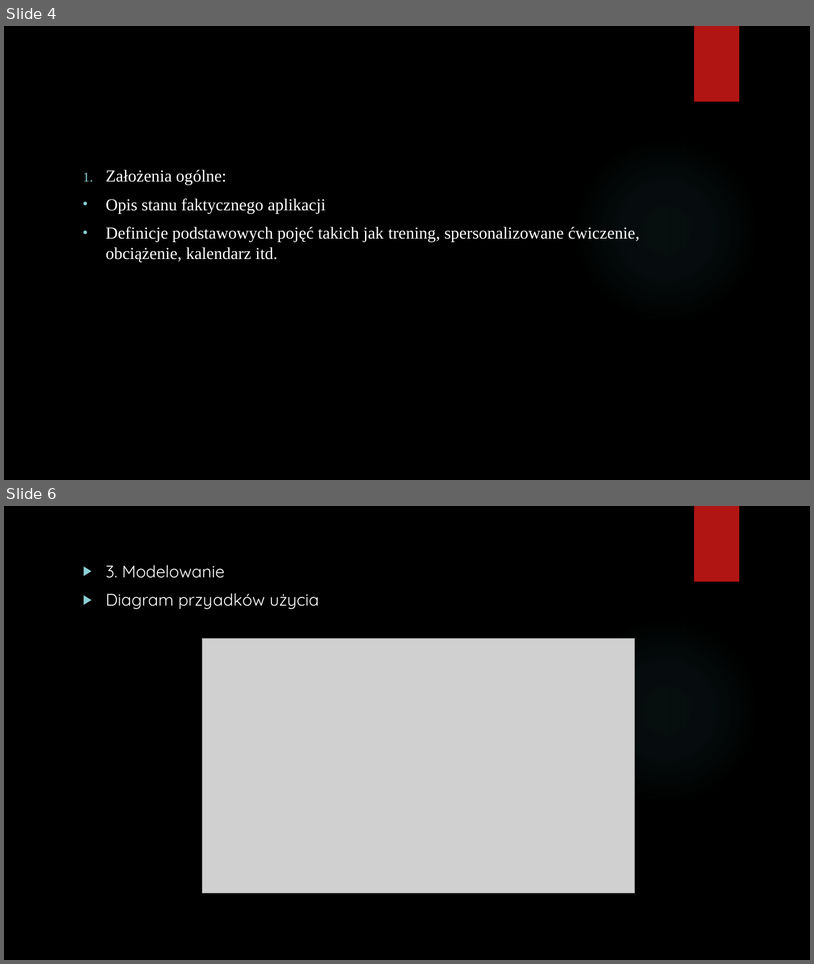
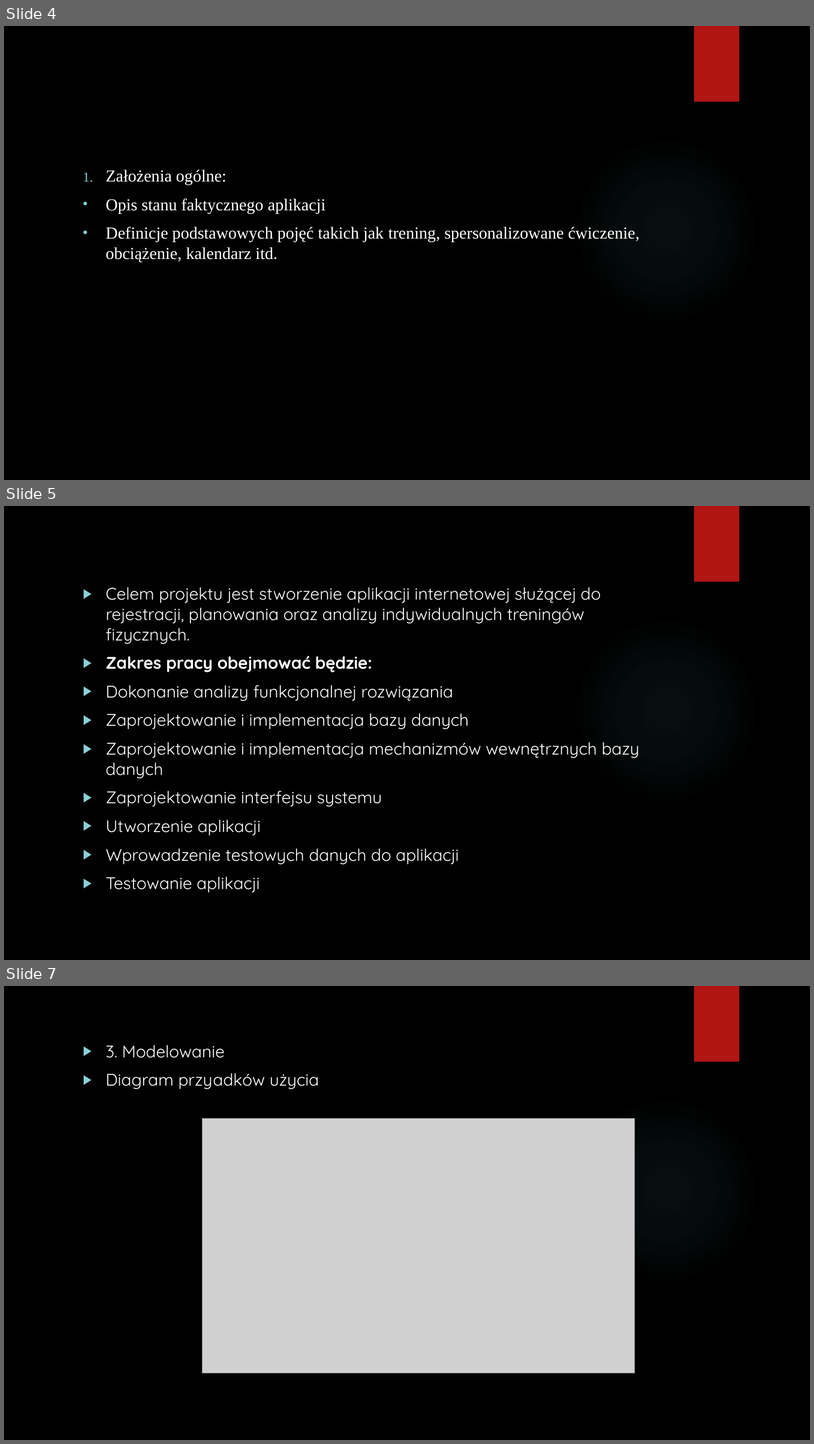
Before and after one commit to grzesiek154/inzynierka, a slide deck: PracaInzV2/GrzegorzMalarskiPrezentacjaSeminarium.pptx. Shown one above the other, each under a label of ours: slides 4 and 6 before the commit, slides 4, 5 and 7 after it; the slides between them are not shown. The pictures are 814x964 and 814x1444 pixels, drawn with LibreOffice and Linux fonts; fonts in the diff are those of the drawing; grey boxes stand for pictures; background and template pictures are left out. Boxes give left, top, right and bottom in pixels: in the first picture for what was removed or moved away, otherwise in the second. Text is boxed around its words. In the diff, an @@ line names an element or a change of style, - is before the commit and + after.

```diff
--- a/PracaInzV2/GrzegorzMalarskiPrezentacjaSeminarium.pptx
+++ b/PracaInzV2/GrzegorzMalarskiPrezentacjaSeminarium.pptx
@@ slide 5 added at [4,506,810,960], background picture (left out); not listed: 2 template elements that a slide beside it also shows @@
@@ text added at [106,587,640,892], 20 pt, text #FFFFFF @@
+▶ Celem projektu jest stworzenie aplikacji internetowej służącej do rejestracji, planowania oraz analizy indywidualnych treningów fizycznych.
+▶ Zakres pracy obejmować będzie:
+▶ Dokonanie analizy funkcjonalnej rozwiązania
+▶ Zaprojektowanie i implementacja bazy danych
+▶ Zaprojektowanie i implementacja mechanizmów wewnętrznych bazy danych
+▶ Zaprojektowanie interfejsu systemu
+▶ Utworzenie aplikacji
+▶ Wprowadzenie testowych danych do aplikacji
+▶ Testowanie aplikacji
@@ what was slide 6 is now slide 7 @@
```
Also in this commit, not shown: 1 slide changed, 1 other slide added, 4 other files.
